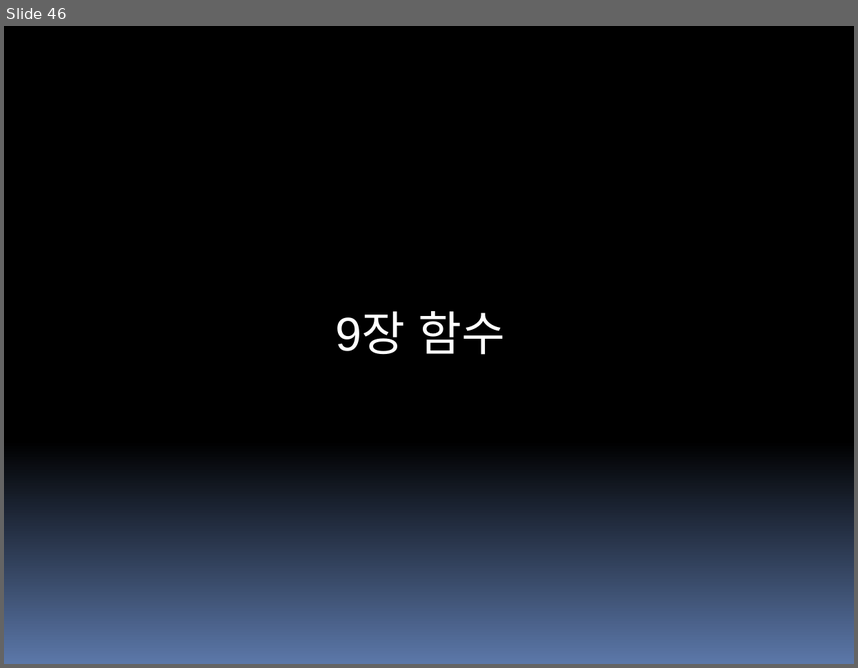
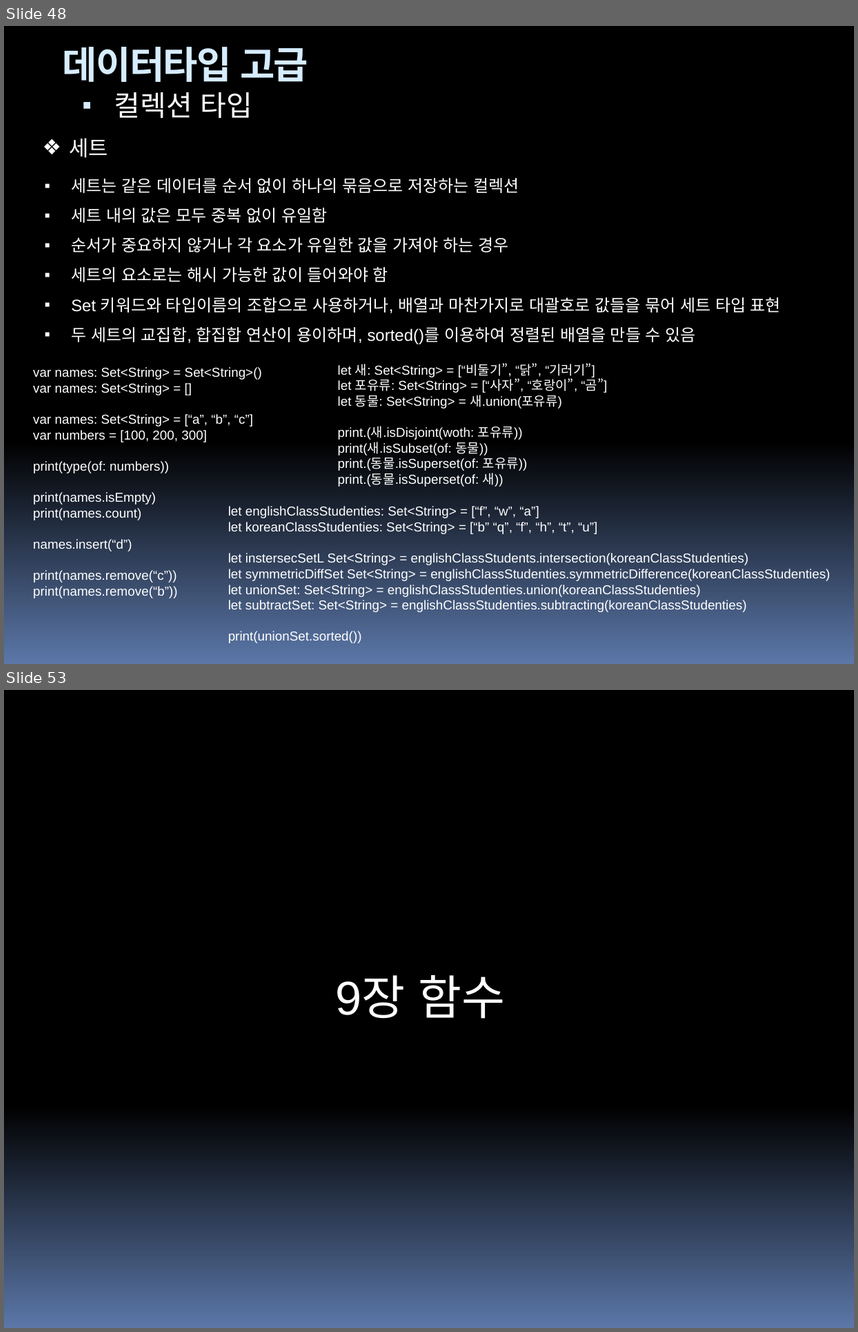
Before and after one commit to hounga13/helloSwift, a slide deck: Swift세미나자료.pptx. Shown one above the other, each under a label of ours: slide 46 before the commit, slides 48 and 53 after it; the slides between them are not shown. The pictures are 858x668 and 858x1332 pixels, drawn with LibreOffice and Linux fonts; fonts in the diff are those of the drawing. Boxes give left, top, right and bottom in pixels: in the first picture for what was removed or moved away, otherwise in the second. Text is boxed around its words. In the diff, an @@ line names an element or a change of style, - is before the commit and + after.

Commit message:
데이터형 고급

```diff
--- a/Swift세미나자료.pptx
+++ b/Swift세미나자료.pptx
@@ slide 48 added at <box>4,26,854,664</box>, background gradient #000000 to #5B77A8 @@
@@ text added at <box>63,47,308,82</box>, 32 pt, text #D6ECFF, bold @@
+데이터타입 고급
@@ text added at <box>114,92,252,118</box>, 24 pt, text #FFFFFF @@
+▪ 컬렉션 타입
@@ text added at <box>69,138,108,158</box>, 18 pt, text #FFFFFF @@
+❖ 세트
@@ text added at <box>71,178,781,344</box>, 14 pt, text #FFFFFF @@
+▪ 세트는 같은 데이터를 순서 없이 하나의 묶음으로 저장하는 컬렉션
+▪ 세트 내의 값은 모두 중복 없이 유일함
+▪ 순서가 중요하지 않거나 각 요소가 유일한 값을 가져야 하는 경우
+▪ 세트의 요소로는 해시 가능한 값이 들어와야 함
+▪ Set 키워드와 타입이름의 조합으로 사용하거나, 배열과 마찬가지로 대괄호로 값들을 묶어 세트 타입 표현
+▪ 두 세트의 교집합, 합집합 연산이 용이하며, sorted()를 이용하여 정렬된 배열을 만들 수 있음
@@ text added at <box>33,367,262,598</box>, 11 pt, text #FFFFFF @@
+var names: Set<String> = Set<String>()
+var names: Set<String> = []
+var names: Set<String> = [“a”, “b”, “c”]
+var numbers = [100, 200, 300]
+print(type(of: numbers))
+print(names.isEmpty)
+print(names.count)
+names.insert(“d”)
+print(names.remove(“c”))
+print(names.remove(“b”))
@@ text added at <box>338,363,607,486</box>, 11 pt, text #FFFFFF @@
+let 새: Set<String> = [“비둘기”, “닭”, “기러기”]
+let 포유류: Set<String> = [“사자”, “호랑이”, “곰”]
+let 동물: Set<String> = 새.union(포유류)
+print.(새.isDisjoint(woth: 포유류))
+print(새.isSubset(of: 동물))
+print.(동물.isSuperset(of: 포유류))
+print.(동물.isSuperset(of: 새))
@@ text added at <box>228,506,830,643</box>, 11 pt, text #FFFFFF @@
+let englishClassStudenties: Set<String> = [“f”, “w”, “a”]
+let koreanClassStudenties: Set<String> = [“b” “q”, “f”, “h”, “t”, “u”]
+let instersecSetL Set<String> = englishClassStudents.intersection(koreanClassStudenties)
+let symmetricDiffSet Set<String> = englishClassStudenties.symmetricDifference(koreanClassStudenties)
+let unionSet: Set<String> = englishClassStudenties.union(koreanClassStudenties)
+let subtractSet: Set<String> = englishClassStudenties.subtracting(koreanClassStudenties)
+print(unionSet.sorted())
@@ what was slide 46 is now slide 53 @@
```
Also in this commit, not shown: 3 slides changed, 6 other slides added.
